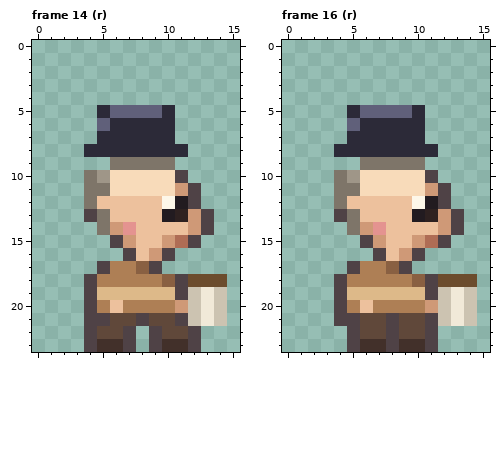
Two versions of one pixel-art file, ArtReview/C1-Walk/dakmok_chief.aseprite. Above: the version before the commit.
16x24 pixels, 16 frames. Shown: frame 14 (r), frame 16 (r). The commit also changed other frames, which this record leaves out.
After the commit:
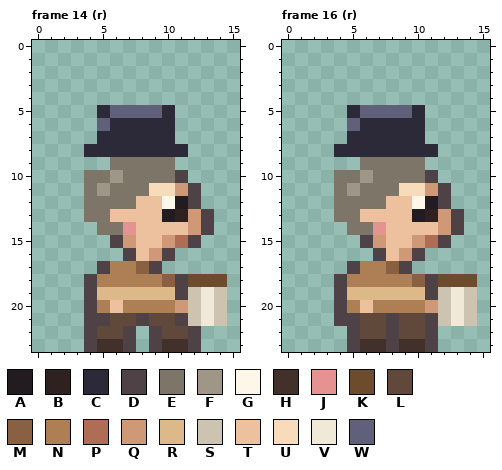
Palette (. is transparent): A #221b20  B #2e2120  C #2c2a38  D #4f4246  E #7e7569  F #9f9688  G #fdf7e9  H #42302a  J #e49390  K #6c4c2d  L #60483a  M #896042  N #ae7f55  P #af6d55  Q #cf9977  R #ddb989  S #ccc3b1  T #edc19d  U #f8dbba  V #f1e9d8  W #60607a
Changes in this commit:
{"where": "frame 14 (r)"}
{"frame":14,"y":10,"x":5,"old":"FUUUUU","new":"EFEEEE"}
{"frame":14,"y":11,"x":5,"old":"EUUU","new":"FEEE"}
{"frame":14,"y":12,"x":5,"old":"TTT","new":"EEE"}
{"frame":14,"y":13,"x":4,"old":"D","new":"E"}
{"frame":14,"y":14,"x":6,"old":"Q","new":"E"}
{"where": "frame 16 (r)"}
{"frame":16,"y":10,"x":5,"old":"FUUUUU","new":"EFEEEE"}
{"frame":16,"y":11,"x":5,"old":"EUUU","new":"FEEE"}
{"frame":16,"y":12,"x":5,"old":"TTT","new":"EEE"}
{"frame":16,"y":13,"x":4,"old":"D","new":"E"}
{"frame":16,"y":14,"x":6,"old":"Q","new":"E"}
